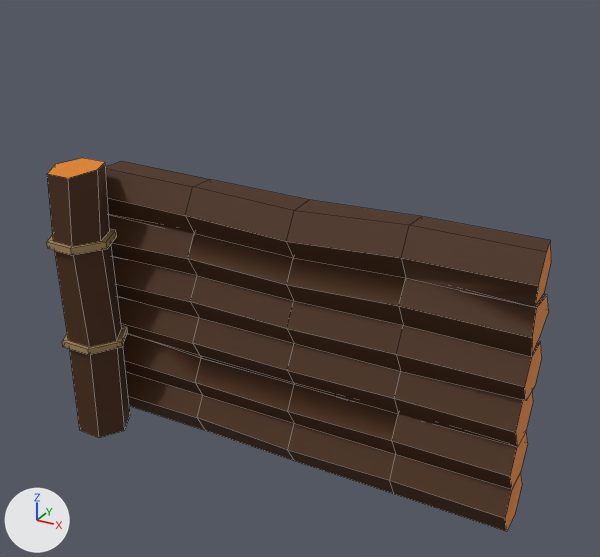
Before and after pictures for a commit that changed the FBX model Assets/Models/juoksuhauta_tukipuut.fbx.
One viewpoint serves both versions: a 50 mm lens placed at (2.41, -2.86, 2.22), pointed at (0.87, -0.07, 0.82). Arrows for +X, +Y and +Z are at lower left; the lights stay in place. Mesh edges are drawn as thin lines. Where no turn or scale is listed for an object, it has been applied to the vertices. Vertices at the same position are counted once.

Script lines for the objects in view, before the commit:
```python
me_cylinder_005 = bpy.data.meshes.new('Cylinder.005')
me_cylinder_005.from_pydata(...)  # 205 vertices, 175 faces; spans x -0.17..1.86, y -0.13..0.13, z -0.11..1.16
# faces by material slot: [12, 163]
me_cylinder_005.materials.append(mat_wood_inner)  # orange #e0810e
me_cylinder_005.materials.append(mat_wood_outer)  # brown #472503
me_cylinder_010 = bpy.data.meshes.new('Cylinder.010')
me_cylinder_010.from_pydata(...)  # 60 vertices, 56 faces; spans x -0.162..0.165, y -0.142..0.137, z -0.72..0.61
# faces by material slot: [2, 18, 36]
me_cylinder_010.materials.append(mat_wood_inner)  # orange #e0810e
me_cylinder_010.materials.append(mat_wood_outer)  # brown #472503
me_cylinder_010.materials.append(mat_rope_001)  # brown #a5885b
ob_wood_pilar = bpy.data.objects.new('wood_pilar', me_cylinder_010)
ob_wood_pilar.location = (-0.158, -0.24, 0.602)
ob_woodstack = bpy.data.objects.new('woodstack', me_cylinder_005)
ob_woodstack.location = (0.0, 0.0, 0.0)
```
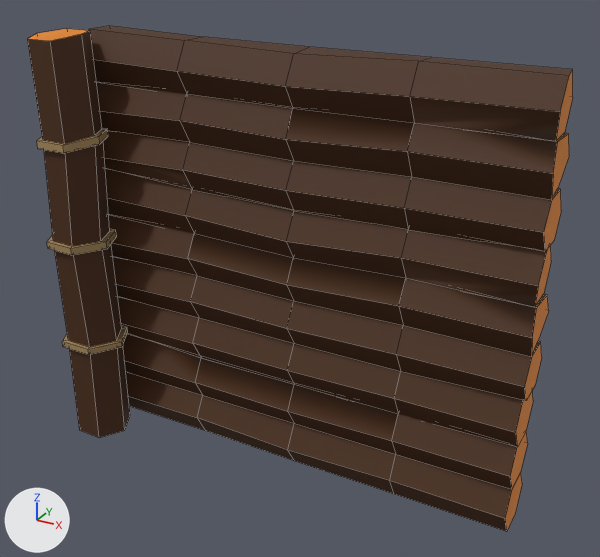
Commit message: juoksuhaudan tukipuut nyt korkeampia

Boxes [x1, y1, x2, y2] around the edits, measured in the pictures (600 x 557 px):
'woodstack', reshaped (9% wider, 36% taller)
    before: [106, 161, 551, 531]
    after: [89, 26, 573, 531]
'wood_pilar', reshaped (23% wider, 46% taller)
    before: [47, 158, 130, 438]
    after: [28, 29, 130, 438]
part 1 of me_cylinder_005, built on
    before: [106, 161, 551, 306]
    after: [89, 26, 573, 306]
part 2 of me_cylinder_010, built on
    before: [47, 158, 110, 246]
    after: [28, 29, 110, 246]

Diff of the bpy script that builds the scene:
```diff
--- a/Assets/Models/juoksuhauta_tukipuut.fbx.py
+++ b/Assets/Models/juoksuhauta_tukipuut.fbx.py
@@ me_cylinder_010 @@
 # used by ob_wood_pilar; location = (-0.158, -0.24, 0.602)
-me_cylinder_010.from_pydata(...)  # 60 vertices, 56 faces; spans x -0.162..0.165, y -0.142..0.137, z -0.72..0.61
+me_cylinder_010.from_pydata(...)  # 84 vertices, 80 faces; spans x -0.162..0.165, y -0.142..0.137, z -0.72..1.171
+# me_cylinder_010 part 2
+# 1 face is deleted
+# 4 vertices in x -0.065..0.072, y -0.113..0.115, z 0.59..0.607 move by (0.0, 0.0, 0.113)
+# 2 vertices move from x -0.125..0.129, y -0.002..0.005, z 0.595..0.61 to x -0.125..0.129, y -0.002..0.005, z 0.707..0.722
+# 24 vertices are added at x -0.151..0.153, y -0.131..0.133, z 0.702..1.171
+# 6 new faces join them, mat_wood_outer (brown #472503)
+# 1 new face joins them, mat_wood_inner (orange #e0810e)
+# 18 new faces join them, mat_rope_001 (brown #a5885b)
 me_cylinder_010.materials.append(mat_wood_inner)
@@ me_cylinder_005 @@
 # used by ob_woodstack; location = (0.0, 0.0, 0.0)
-me_cylinder_005.from_pydata(...)  # 205 vertices, 175 faces; spans x -0.17..1.86, y -0.13..0.13, z -0.11..1.16
+me_cylinder_005.from_pydata(...)  # 323 vertices, 268 faces; spans x -0.17..1.86, y -0.13..0.13, z -0.11..1.77
+# me_cylinder_005 part 1
+# 12 faces are deleted
+# 88 vertices are added at x -0.17..1.86, y -0.13..0.13, z 1.12..1.77
+# 13 new vertices lie (0.5, 0.0, -0.01) away from vertices in x -0.16..1.34, y -0.13..0.13, z 1.23..1.75
+# 5 new vertices lie (0.0, 0.06, 0.1) away from vertices in x 0.34..1.34, y -0.13..0.07, z 1.03..1.53
+# 6 new vertices lie (0.0, -0.06, 0.1) away from vertices in x 0.34..1.34, y -0.07..0.13, z 1.02..1.54
+# 6 new vertices lie (-0.5, 0.0, 0.02) away from vertices in x 0.34..0.84, y -0.13..0.13, z 1.14..1.75
+# 96 new faces join them, mat_wood_outer (brown #472503)
+# 9 new faces join them, mat_wood_inner (orange #e0810e)
 me_cylinder_005.materials.append(mat_wood_inner)
```
